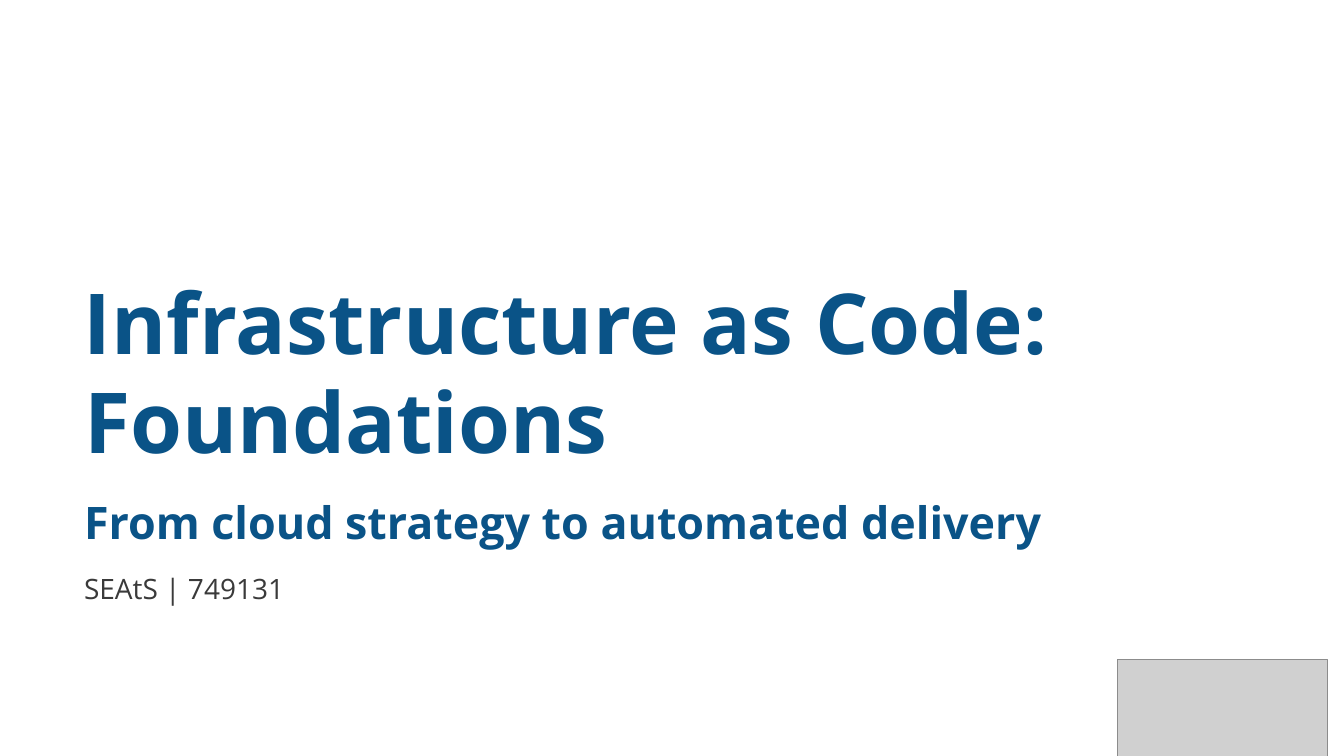
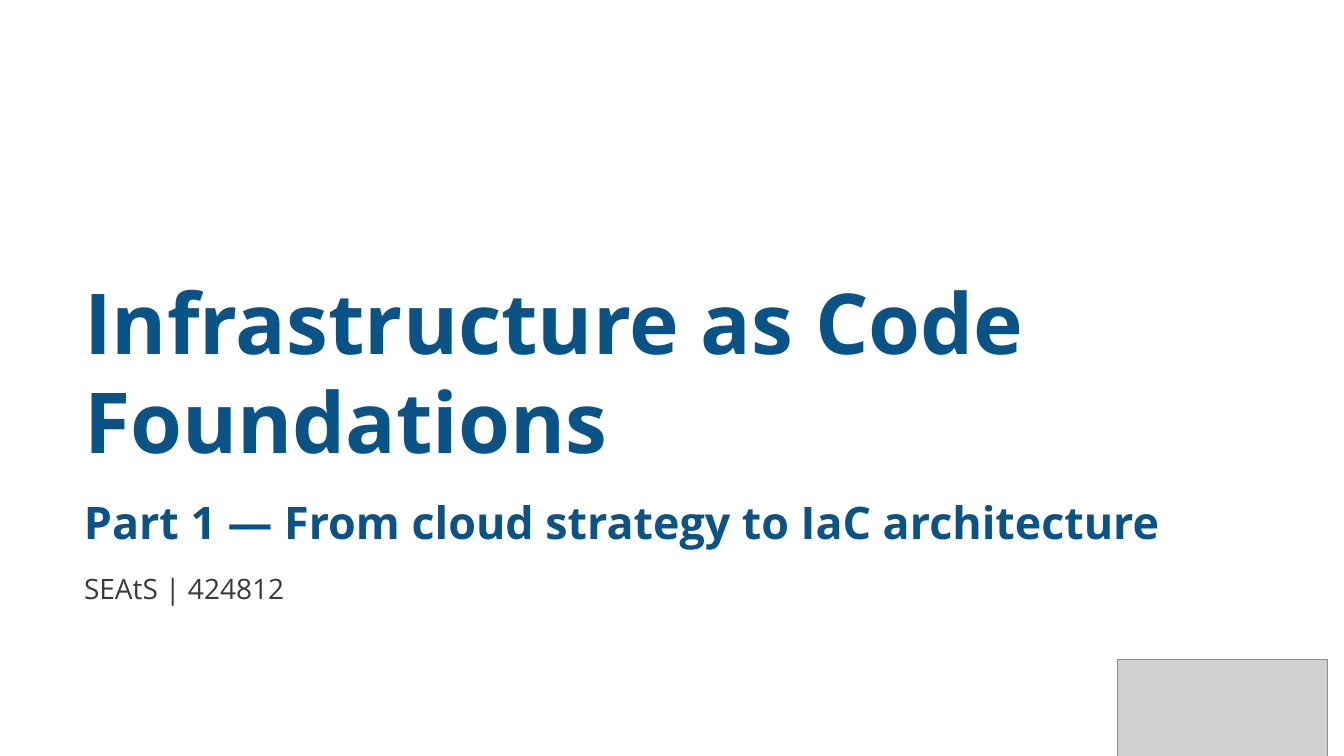
Before and after one commit to Dr-AlHashimy/Module_AICE2005_2627, a slide deck: slide 1 of html/COMP-_L7.2_lecture.pptx. Drawn at 1344x756 pixels with LibreOffice and Linux fonts; fonts in the diff are those of the drawing; grey boxes stand for pictures. Boxes give left, top, right and bottom in pixels: in the first picture for what was removed or moved away, otherwise in the second. Text is boxed around its words. In the diff, an @@ line names an element or a change of style, - is before the commit and + after.

```diff
--- a/html/COMP-_L7.2_lecture.pptx
+++ b/html/COMP-_L7.2_lecture.pptx
@@ text at <box>84,289,1023,355</box>: text changed @@
-Infrastructure as Code:
+Infrastructure as Code
@@ text at <box>84,505,1159,550</box>: text changed @@
-From cloud strategy to automated delivery
+Part 1 — From cloud strategy to IaC architecture
@@ text at <box>84,578,284,600</box>: text changed @@
-SEAtS | 749131
+SEAtS | 424812
```
Also in this commit, not shown: 26 other slides changed, 3 slides added, 16 slides removed, 6 other files.
